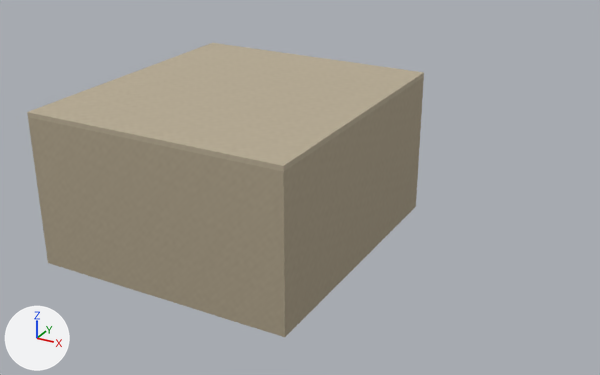
Renders of the glTF model public/models/household-room.glb from each side of a commit.
Camera for both pictures: a 50 mm camera at (8.98, -13.79, 8.28) aimed at (1.26, 0.24, 1.26). Every picture has the same lights, and +X, +Y and +Z are marked at lower left. The picture after the commit comes second. Vertices at exactly the same position are counted once.

In view in the first picture: 'Ceiling', 'Plaster'.
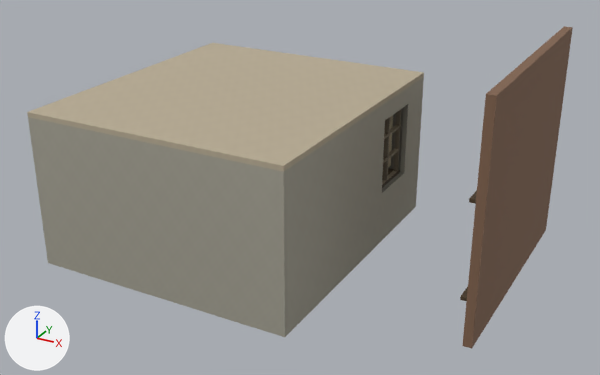
What differs and where, as boxes [x1, y1, x2, y2] in the pictures (600 x 375 px):
```json
{"object": "Brick", "change": "reshaped", "after": [462, 26, 573, 349], "on screen": "not visible before"}
{"object": "Walnut", "change": "reshaped", "after": [382, 168, 477, 301], "on screen": "not visible before"}
{"part": 2, "of": "me_cube_102", "change": "added", "after": [400, 95, 421, 173]}
{"part": 3, "of": "me_cube_102", "change": "added", "after": [287, 121, 385, 277]}
{"part": 4, "of": "me_cube_102", "change": "added", "after": [287, 162, 417, 334]}
{"part": 5, "of": "me_cube_102", "change": "added", "after": [287, 78, 422, 191]}
{"part": 6, "of": "me_cube_107", "change": "recoloured", "after": [382, 109, 402, 185]}
{"part": 7, "of": "me_cube_106", "change": "added", "after": [460, 287, 468, 301], "on screen": "mostly hidden"}
{"part": 8, "of": "me_cube_106", "change": "added", "after": [469, 190, 477, 204], "on screen": "mostly hidden"}
```

Edits to the scene script, one JSON object a line:
```json
{"block": "me_cube_168", "where": "# used by ob_brick; location = (0.3, 2.7, 0.06)"}
{"op": "remove", "block": "me_cube_168", "code": "me_cube_168.from_pydata(...)  # 384 vertices, 704 faces; spans x -0.77..0.77, y -0.3..0.3, z -0.05..1.32"}
{"op": "add", "block": "me_cube_168", "code": "me_cube_168.from_pydata(...)  # 392 vertices, 716 faces; spans x -0.77..5.29, y -3.83..1.67, z -0.56..4.24"}
{"block": "me_cube_168", "change": "me_cube_168 part 1: a new loose piece, a box spanning x 5.11..5.29, y -3.83..1.67, z -0.56..4.24, in mat_brick"}
{"block": "me_cube_102", "where": "# used by ob_plaster; location = (0.0, 3.05, 1.57)"}
{"op": "remove", "block": "me_cube_102", "code": "me_cube_102.from_pydata(...)  # 40 vertices, 60 faces; spans x -2.8..2.8, y -6.15..0.05, z -1.58..1.58"}
{"op": "add", "block": "me_cube_102", "code": "me_cube_102.from_pydata(...)  # 64 vertices, 96 faces; spans x -2.8..2.8, y -6.15..0.05, z -1.58..1.58"}
{"block": "me_cube_102", "change": "me_cube_102 part 2: a new loose piece, a box spanning x 2.7..2.8, y -0.805..-0.05, z -0.405..1.195, in mat_plaster"}
{"block": "me_cube_102", "change": "me_cube_102 part 3: a new loose piece, a box spanning x 2.7..2.8, y -6.05..-2.055, z -0.405..1.195, in mat_plaster"}
{"block": "me_cube_102", "change": "me_cube_102 part 4: 4 vertices added at x 2.7..2.8, y -6.05..-0.05, z -0.41"}
{"block": "me_cube_102", "change": "me_cube_102 part 5: 4 vertices added at x 2.7..2.8, y -6.05..-0.05, z 1.19"}
{"block": "me_cube_107", "where": "# used by ob_trim; location = (-2.67, 0.0, 3.03)"}
{"op": "remove", "block": "me_cube_107", "code": "me_cube_107.from_pydata(...)  # 160 vertices, 264 faces; spans x -0.06..5.4, y -3.03..3.03, z -3.03..0.05"}
{"op": "add", "block": "me_cube_107", "code": "me_cube_107.from_pydata(...)  # 400 vertices, 624 faces; spans x -0.06..8.06, y -3.03..3.67, z -3.03..0.59"}
{"block": "me_cube_107", "change": "me_cube_107 part 6: 34 kept faces spanning x -0.03..5.37, y -3.03..3.03, z -1.88..0.05 get new vertex colours; the middle colour goes from light grey #c2c2c2 to light grey #cacaca"}
{"block": "me_cube_107", "change": "edits to the shape of me_cube_107 do not show in these pictures"}
{"block": "me_cube_106", "where": "# used by ob_walnut; location = (-2.67, 0.0, 0.1)"}
{"op": "remove", "block": "me_cube_106", "code": "me_cube_106.from_pydata(...)  # 696 vertices, 1236 faces; spans x -0.04..5.38, y -3.01..3.01, z -0.1..2.2"}
{"op": "add", "block": "me_cube_106", "code": "me_cube_106.from_pydata(...)  # 744 vertices, 1308 faces; spans x -0.04..8.09, y -3.01..3.71, z -0.1..2.2"}
{"block": "me_cube_106", "change": "me_cube_106 part 7: a new loose piece, a box spanning x 7.81..8.09, y -0.61..0.41, z 0.025..0.095, in mat_walnut"}
{"block": "me_cube_106", "change": "me_cube_106 part 8: a new loose piece, a box spanning x 7.81..8.09, y -0.61..0.41, z 2.025..2.095, in mat_walnut"}
{"block": "me_cube_106", "change": "other edits to the shape of me_cube_106 do not show in these pictures"}
```
